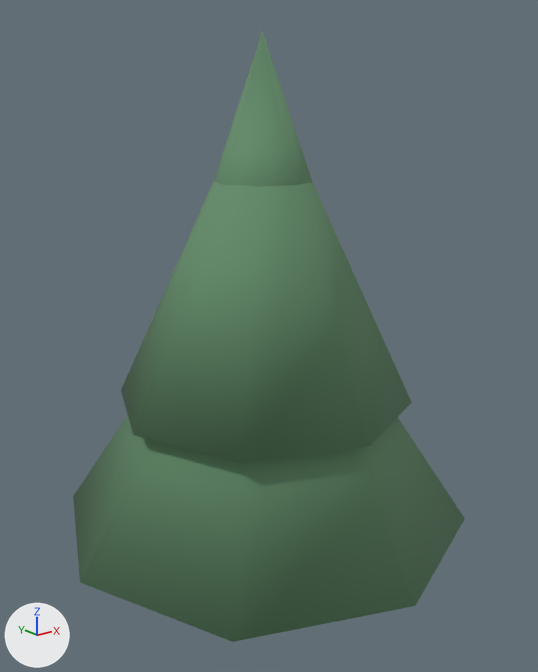
An edit to the glTF model prototype/assets/models/terrain/ambient_tree_3.glb, drawn before and after from the same camera.
The view is the same before and after, from a camera (50 mm lens) standing at (-3.37, -4.29, 3.72) and looking at (0.02, -0.05, 2.02). The axes (+X, +Y, +Z) are drawn at lower left. The lights are the same throughout. The older version comes first.

In view in the first picture: 'ambient_tree_3'.
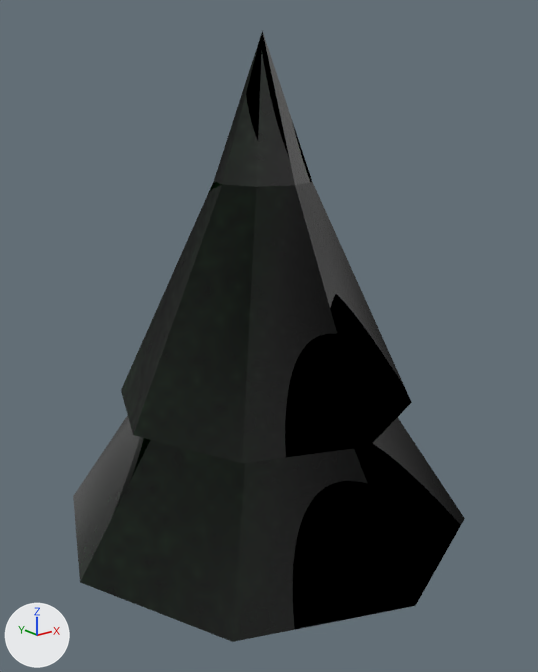
Where the change shows, as pixel boxes [x1, y1, x2, y2] in the pictures (538 x 672 px):
```json
{"object": "ambient_tree_3", "change": "surface changed", "before": [73, 31, 465, 642], "after": [73, 31, 465, 642], "on screen": "green to black"}
```

The change, as JSON lines over the scene's bpy script:
```json
{"op": "add", "block": "img_ambient_tree_3_mat1_albedo", "code": ["img_ambient_tree_3_mat1_albedo = load_image('ambient_tree_3_mat1_albedo', '_unpacked/ambient_tree_3_mat1_albedo', 128, 128, 'sRGB')"]}
{"op": "add", "block": "img_ambient_tree_3_mat1_norm", "code": ["img_ambient_tree_3_mat1_norm = load_image('ambient_tree_3_mat1_norm', '_unpacked/ambient_tree_3_mat1_norm', 128, 128, 'Non-Color')"]}
{"op": "add", "block": "img_ambient_tree_3_mat1_rough", "code": ["img_ambient_tree_3_mat1_rough = load_image('ambient_tree_3_mat1_rough', '_unpacked/ambient_tree_3_mat1_rough', 128, 128, 'Non-Color')"]}
{"block": "mat_ambient_tree_3_mat1", "change": "nodes: BsdfPrincipled, OutputMaterial"}
{"block": "mat_ambient_tree_3_mat1", "change": "colours: green #618b69"}
{"block": "mat_ambient_tree_3_mat1", "change": "nodes: BsdfPrincipled, Math, NormalMap, OutputMaterial, SeparateColor, TexImage x3"}
{"block": "mat_ambient_tree_3_mat1", "change": "uses the picture img_ambient_tree_3_mat1_albedo"}
{"block": "mat_ambient_tree_3_mat1", "change": "uses the picture img_ambient_tree_3_mat1_norm"}
{"block": "mat_ambient_tree_3_mat1", "change": "uses the picture img_ambient_tree_3_mat1_rough"}
{"block": "me_ambient_tree_3_mesh", "where": "me_ambient_tree_3_mesh.from_pydata(...)  # 55 vertices, 94 faces; spans x -1.62..1.62, y -1.62..1.62, z 0.0..4.18"}
{"block": "me_ambient_tree_3_mesh", "where": "# used by ob_ambient_tree_3; location = (0.0, 0.0, 0.0)"}
{"block": "me_ambient_tree_3_mesh", "change": "me_ambient_tree_3_mesh part 1: texture (UV) coordinates changed"}
```
